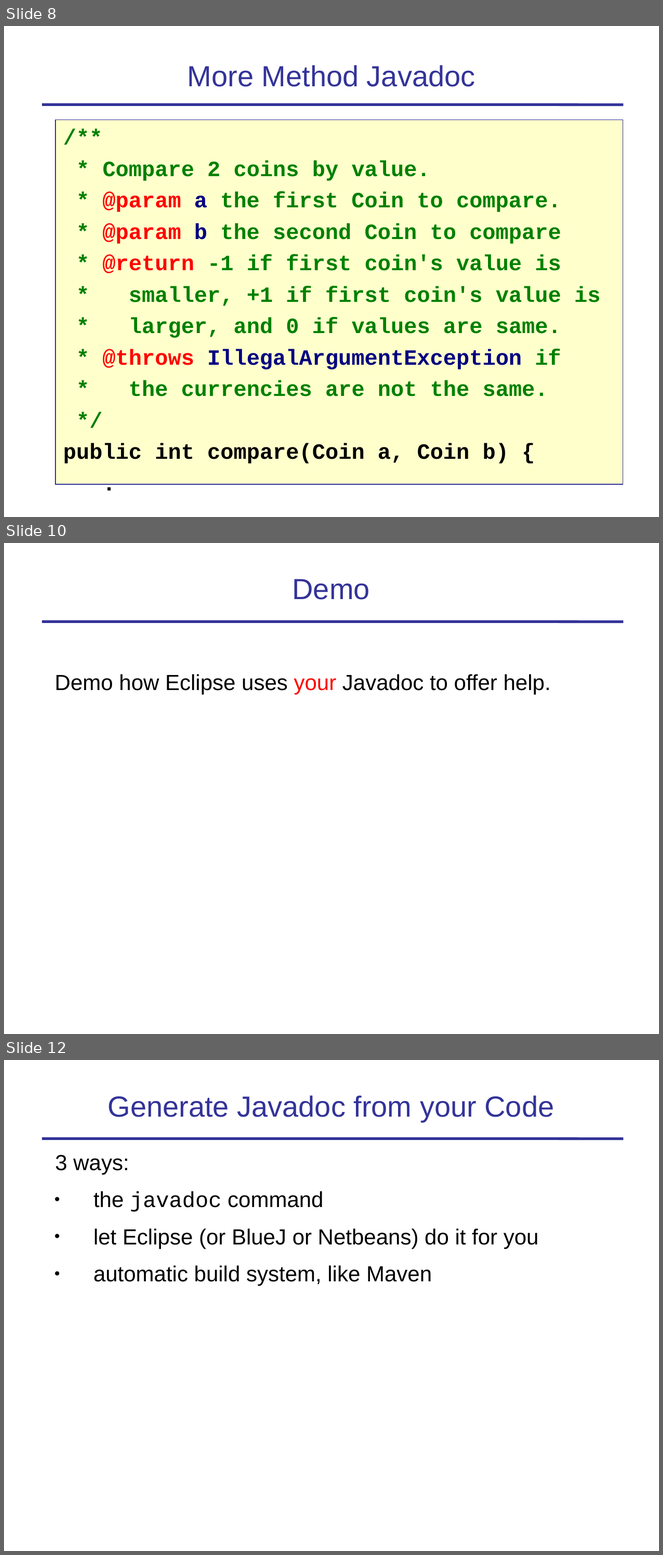
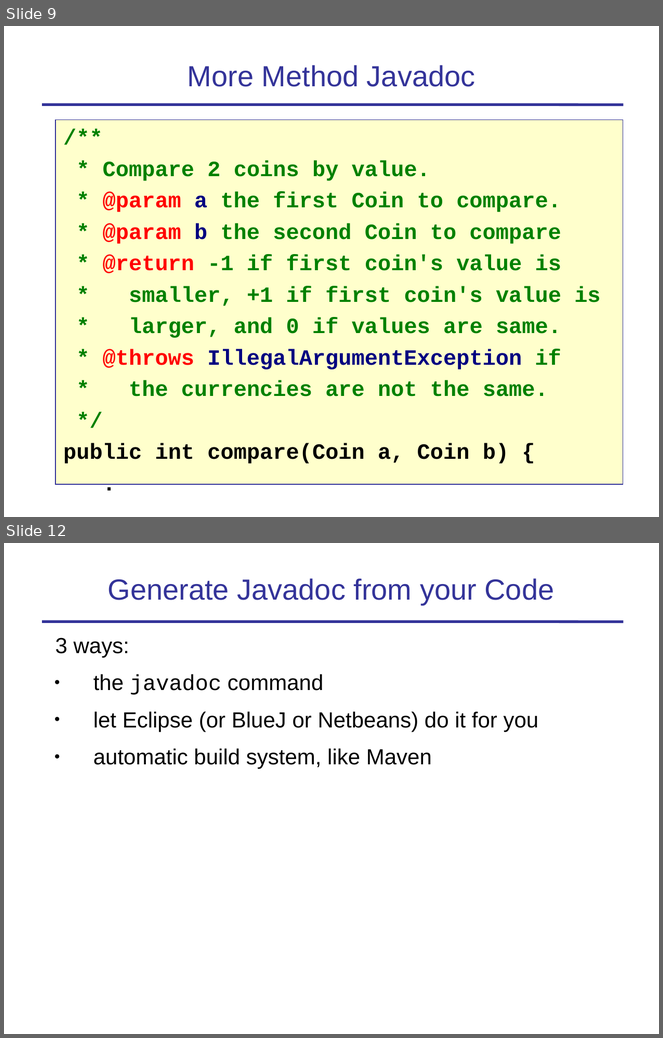
Before and after one commit to skeoop/skeoop.github.io, a slide deck: week1/2-Coding-Standard-and-Javadoc.ppt. Shown one above the other, each under a label of ours: slides 8, 10 and 12 before the commit, slides 9 and 12 after it; the slides between them are not shown. The pictures are 663x1555 and 663x1038 pixels, drawn with LibreOffice and Linux fonts; fonts in the diff are those of the drawing. Boxes give left, top, right and bottom in pixels: in the first picture for what was removed or moved away, otherwise in the second. Text is boxed around its words. In the diff, an @@ line names an element or a change of style, - is before the commit and + after.

```diff
--- a/week1/2-Coding-Standard-and-Javadoc.ppt
+++ b/week1/2-Coding-Standard-and-Javadoc.ppt
@@ slide 10 removed at <box>4,543,659,1034</box>, background #FFFFFF; not listed: 1 template element that a slide beside it also shows @@
@@ title removed at <box>293,579,370,600</box> @@
-Demo
@@ text removed at <box>55,674,551,695</box> @@
-Demo how Eclipse uses your Javadoc to offer help.
@@ what was slide 8 is now slide 9 @@
```
Also in this commit, not shown: 3 slides changed, 1 slide added, 3 other files.
